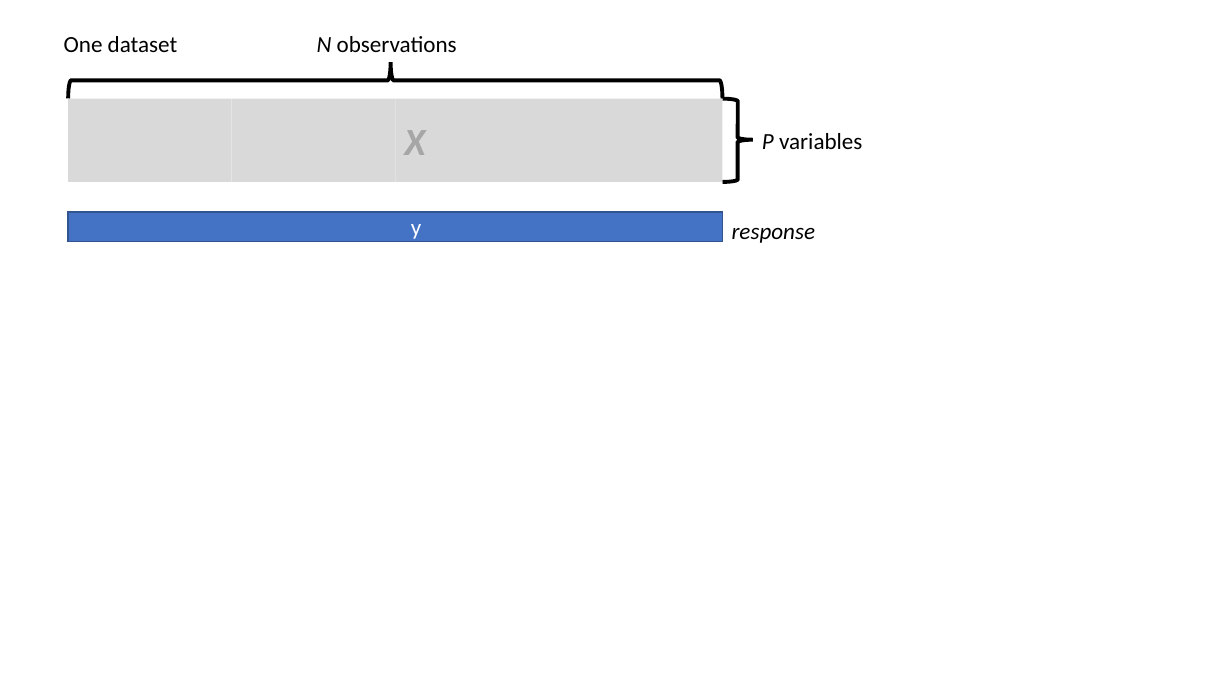
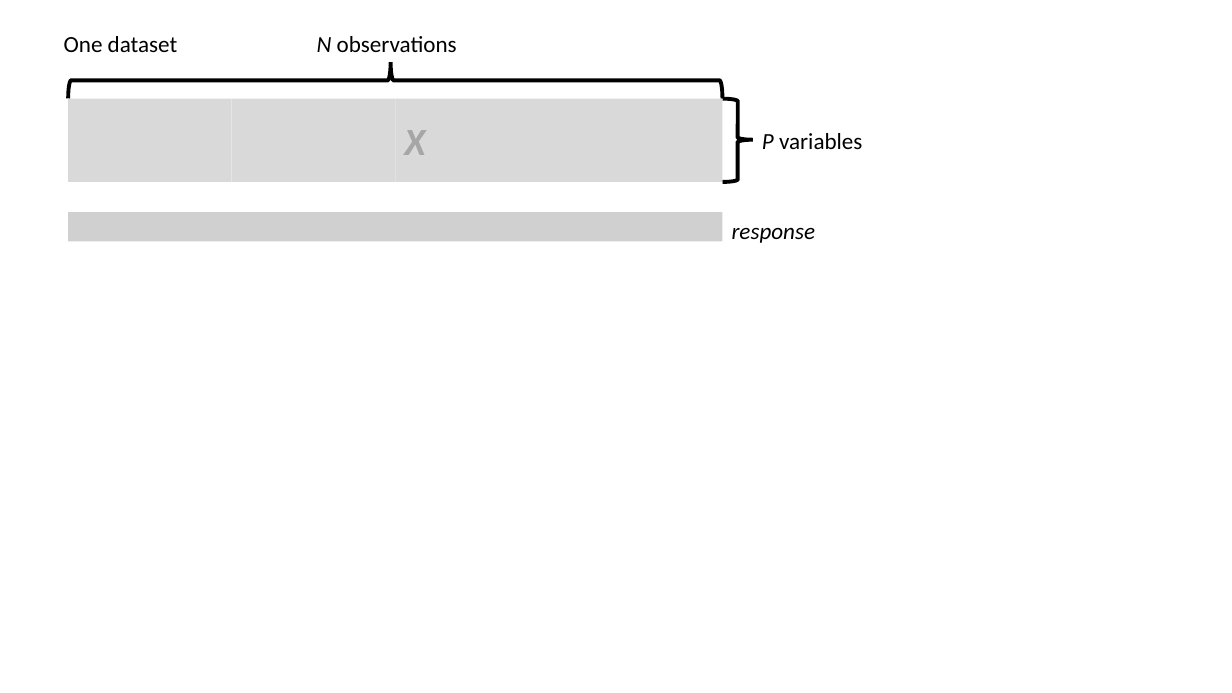
Before and after one commit to Phillip-a-richmond/PrecisionHealthVirtualEnvironment, a slide deck: slide 1 of Workshops/biomarker_discovery/slides/img/cv.pptx. Drawn at 1232x693 pixels with LibreOffice and Linux fonts; fonts in the diff are those of the drawing; grey boxes stand for pictures. Boxes give left, top, right and bottom in pixels: in the first picture for what was removed or moved away, otherwise in the second. Text is boxed around its words. In the diff, an @@ line names an element or a change of style, - is before the commit and + after.

```diff
--- a/Workshops/biomarker_discovery/slides/img/cv.pptx
+++ b/Workshops/biomarker_discovery/slides/img/cv.pptx
@@ rectangle removed at (68, 213, 723, 242) @@
-y
@@ picture added at (68, 213, 723, 242) @@
```
Also in this commit, not shown: 10 other slides changed, 33 other files.
